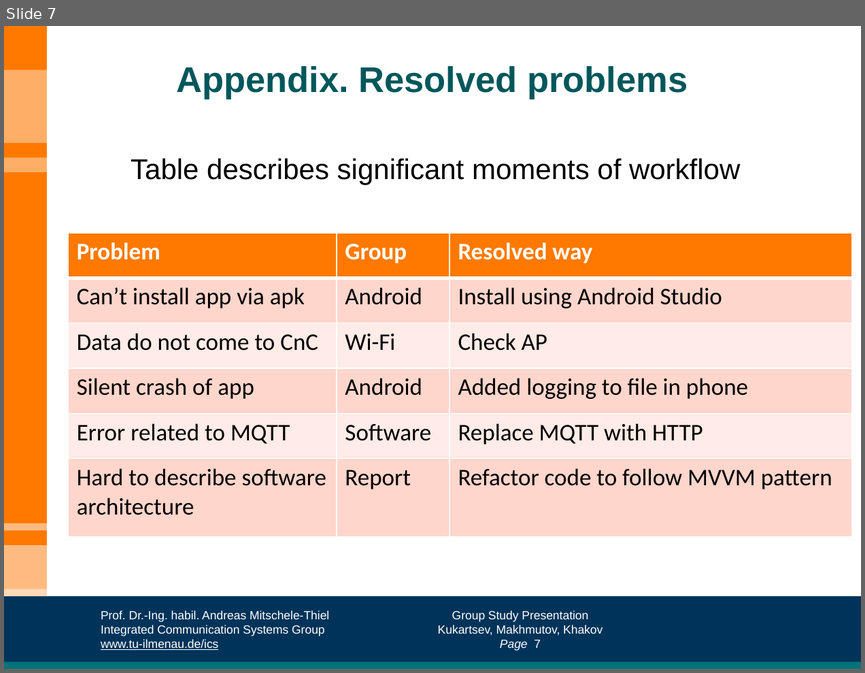
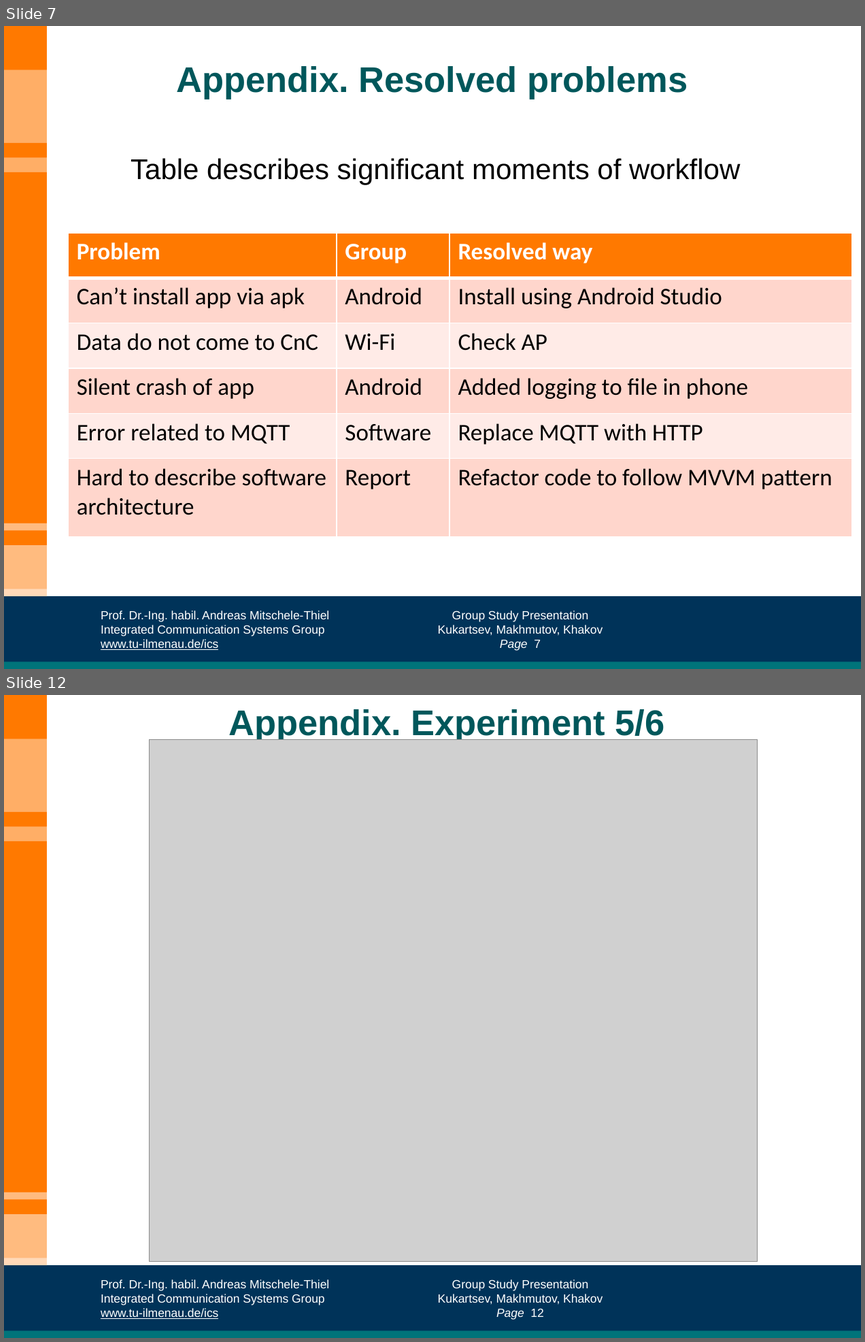
Before and after one commit to Kirkirillka/GPS_Tracker, a slide deck: docs/presentation/GroupStudy-presentation.pptx. Shown one above the other, each under a label of ours: slide 7 before the commit, slides 7 and 12 after it; the slides between them are not shown. The pictures are 865x673 and 865x1342 pixels, drawn with LibreOffice and Linux fonts; fonts in the diff are those of the drawing; grey boxes stand for pictures; background and template pictures are left out. Boxes give left, top, right and bottom in pixels: in the first picture for what was removed or moved away, otherwise in the second. Text is boxed around its words. In the diff, an @@ line names an element or a change of style, - is before the commit and + after.

Commit message:
added appendix to presentation

```diff
--- a/docs/presentation/GroupStudy-presentation.pptx
+++ b/docs/presentation/GroupStudy-presentation.pptx
@@ slide 12 added at (4, 695, 861, 1338), background #FFFFFF; not listed: 13 template elements that a slide beside it also shows @@
@@ title added at (228, 709, 664, 743), 30 pt, text #00575C, bold @@
+Appendix. Experiment 5/6
@@ picture added at (149, 740, 757, 1261) @@
```
Also in this commit, not shown: 1 slide changed, 4 other slides added.
